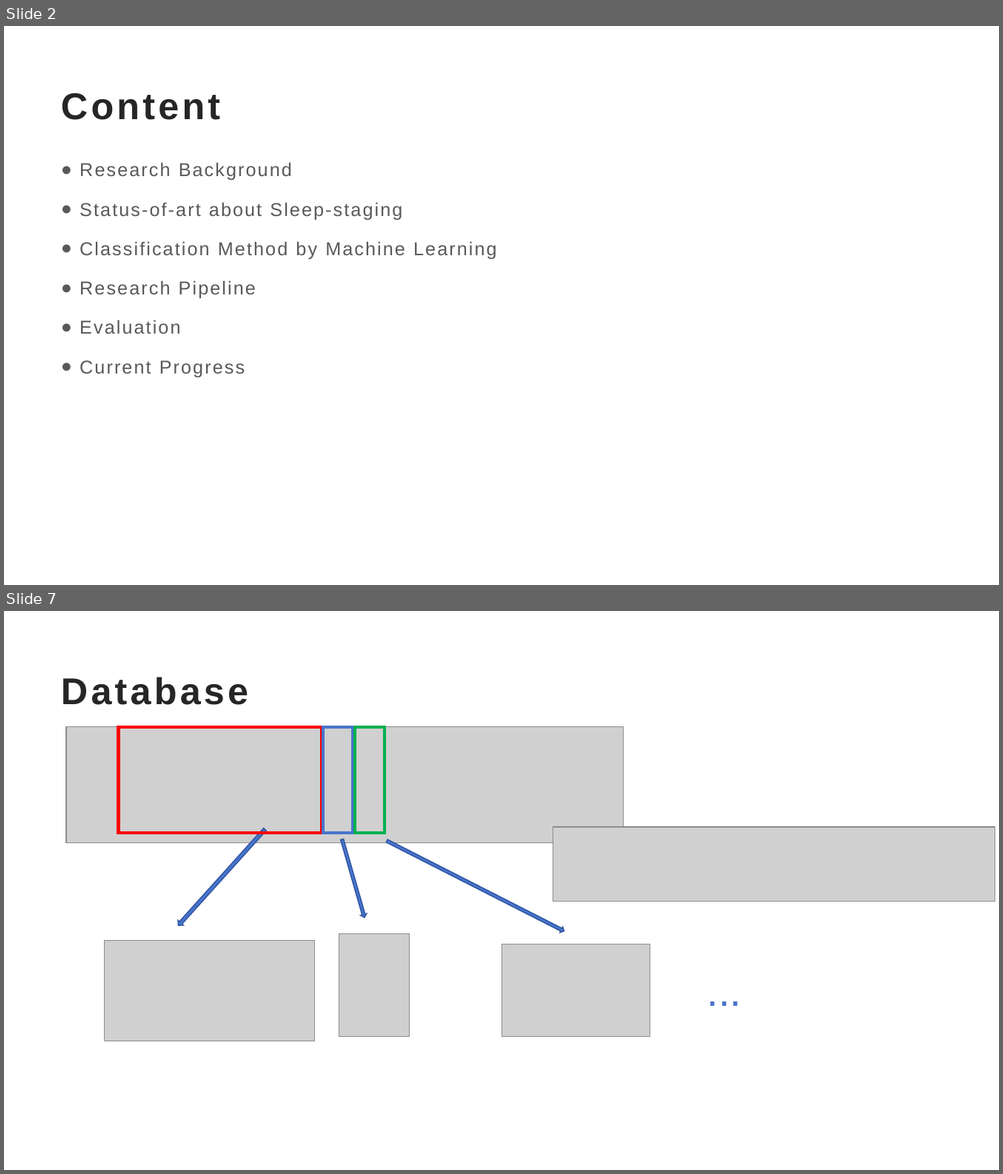
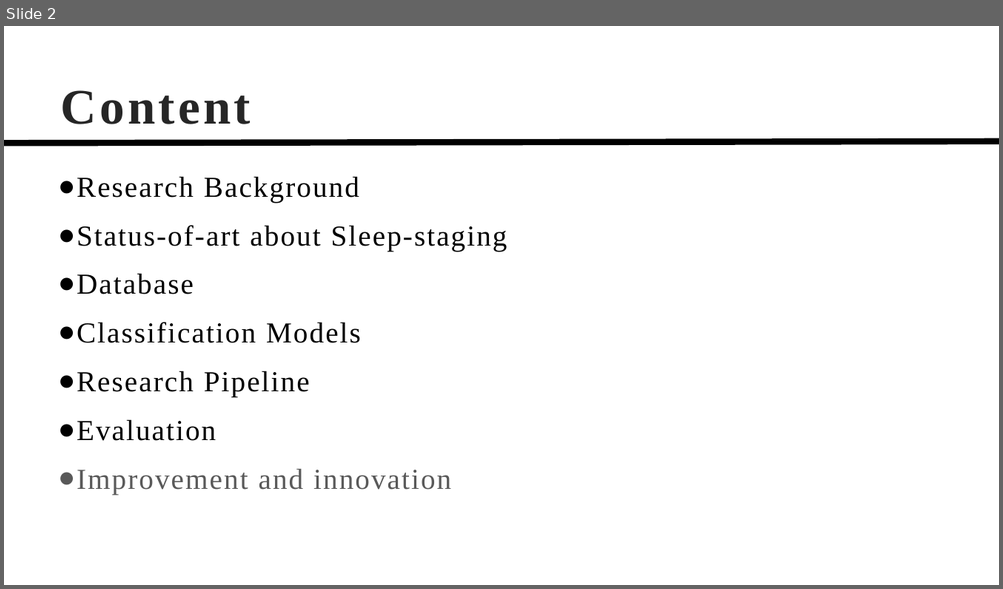
Before and after one commit to TonyHGF/EEG-Sleep-Staging, a slide deck: pre/slides.pptx. Shown one above the other, each under a label of ours: slides 2 and 7 before the commit, slide 2 after it; the slides between them are not shown. The pictures are 1003x1174 and 1003x589 pixels, drawn with LibreOffice and Linux fonts; fonts in the diff are those of the drawing; grey boxes stand for pictures. Boxes give left, top, right and bottom in pixels: in the first picture for what was removed or moved away, otherwise in the second. Text is boxed around its words. In the diff, an @@ line names an element or a change of style, - is before the commit and + after.

```diff
--- a/pre/slides.pptx
+++ b/pre/slides.pptx
@@ slide 7 removed at [4, 611, 999, 1170], background #FFFFFF @@
@@ title removed at [61, 677, 248, 705] @@
-Database
@@ picture removed at [66, 726, 623, 843] @@
@@ rectangle removed at [118, 726, 321, 832] @@
@@ rectangle removed at [324, 726, 353, 832] @@
@@ rectangle removed at [355, 726, 384, 832] @@
@@ right arrow removed at [176, 828, 267, 928] @@
@@ picture removed at [553, 827, 996, 901] @@
@@ right arrow removed at [338, 839, 367, 919] @@
@@ right arrow removed at [386, 838, 566, 934] @@
@@ picture removed at [104, 941, 314, 1041] @@
@@ picture removed at [339, 934, 409, 1037] @@
@@ picture removed at [503, 945, 650, 1037] @@
@@ text removed at [700, 962, 999, 1019] @@
-...
@@ slide 2 changed as well @@
@@ title "Content" at [61, 90, 250, 124]: size 36 to 48 pt, font Arial to Times New Roman @@
@@ line added from (4, 143) to (999, 141), #000000 6 pt @@
@@ text "Research Background": place and size @@
-text "Research Background" at [79, 162, 497, 378]
+text "Research Background" at [77, 176, 507, 494]
@@ text at [77, 176, 507, 441]: size 18 to 28 pt, font Arial to Times New Roman, text colour #595959 to #000000 in "Research Background", "Status-of-art about Sleep-staging", "Research Pipeline", "Evaluation"; line spacing 1.3 to 1.1 @@
@@ text at [77, 273, 361, 343]: text changed; size 18 to 28 pt; font Arial to Times New Roman; text colour #595959 to #000000 @@
-● Classification Method by Machine Learning
+● Database
+● Classification Models
@@ text at [77, 469, 451, 494]: text changed; size 18 to 28 pt; font Arial to Times New Roman @@
-● Current Progress
+● Improvement and innovation
```
Also in this commit, not shown: 8 other slides changed, 6 slides added, 1 other slide removed, 8 other files.
